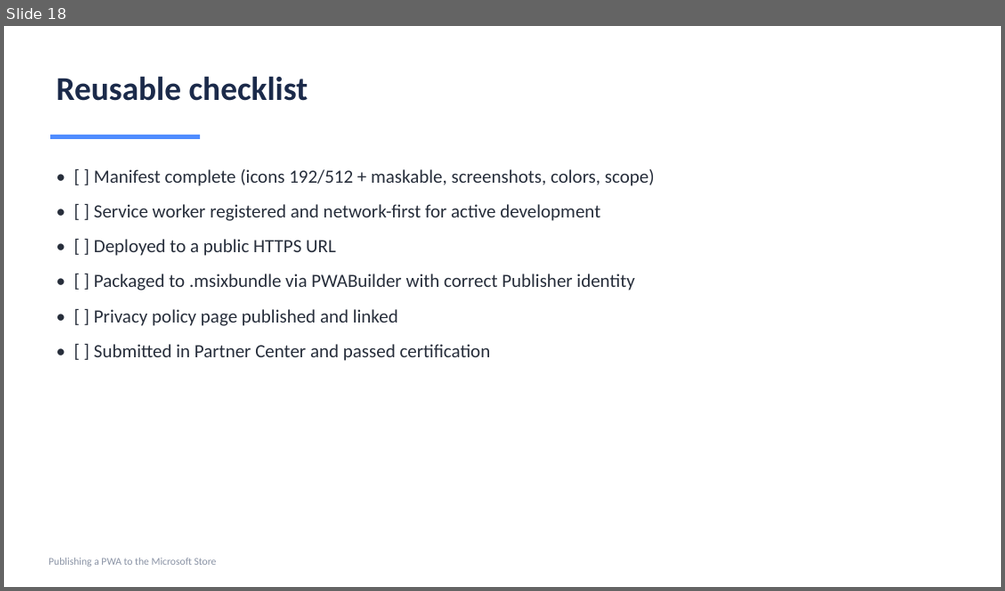
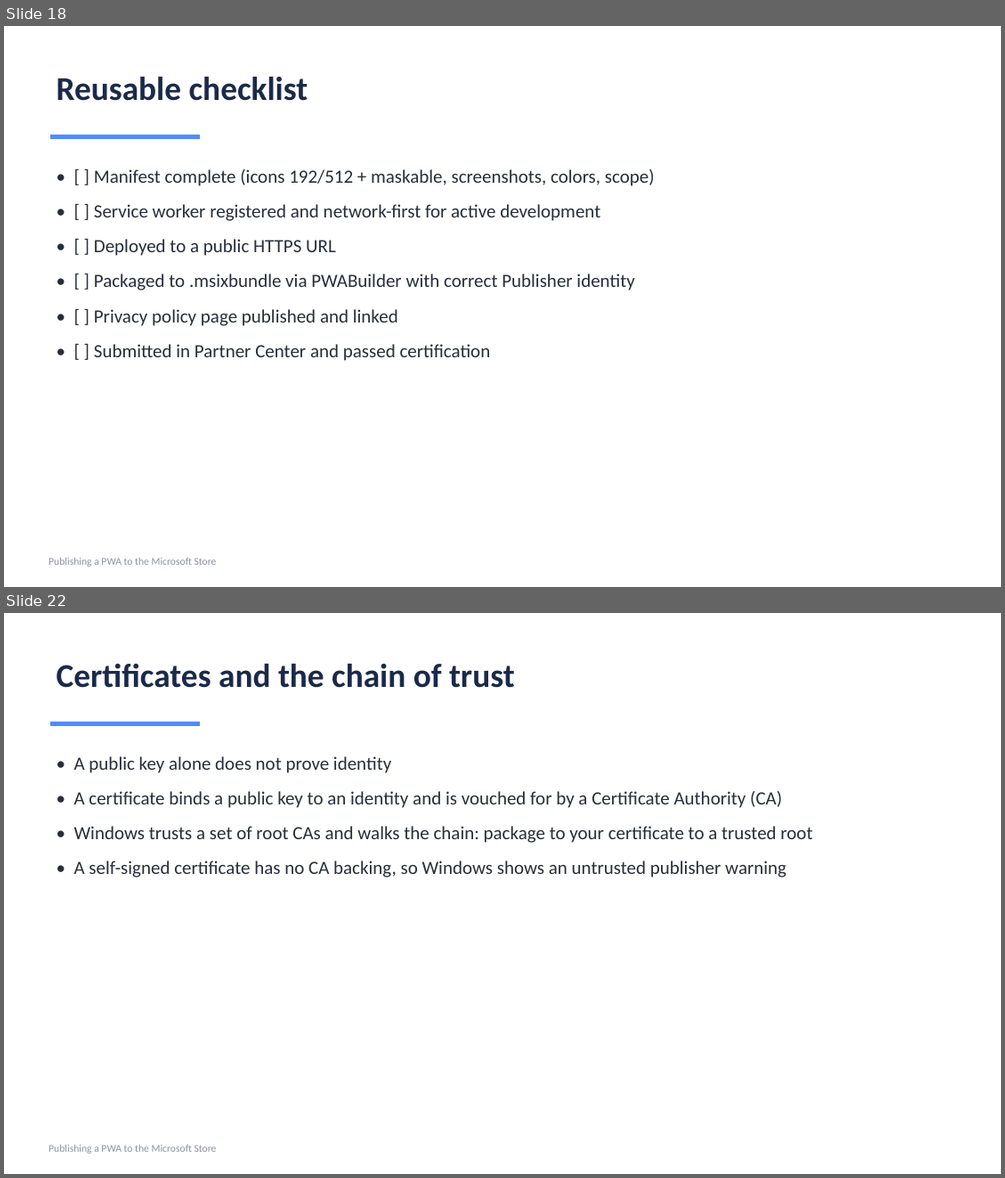
Before and after one commit to vijayatmicrosoft/number-tiles-pwa, a slide deck: Publishing-PWA-to-Microsoft-Store.pptx. Shown one above the other, each under a label of ours: slide 18 before the commit, slides 18 and 22 after it; the slides between them are not shown. The pictures are 1005x591 and 1005x1178 pixels, drawn with LibreOffice and Linux fonts; fonts in the diff are those of the drawing. Boxes give left, top, right and bottom in pixels: in the first picture for what was removed or moved away, otherwise in the second. Text is boxed around its words. In the diff, an @@ line names an element or a change of style, - is before the commit and + after.

Commit message:
Add Code Signing and Certificates section (divider + 5 slides)

```diff
--- a/Publishing-PWA-to-Microsoft-Store.pptx
+++ b/Publishing-PWA-to-Microsoft-Store.pptx
@@ slide 22 added at bbox=[4, 613, 1001, 1174], background #FFFFFF @@
@@ text added at bbox=[57, 663, 515, 688], 32 pt, text #1B2A4A, bold @@
+Certificates and the chain of trust
@@ rectangle added at bbox=[50, 722, 200, 726], fill #4F8CFF @@
@@ text added at bbox=[74, 756, 812, 877], 18 pt, text #272E3B @@
+• A public key alone does not prove identity
+• A certificate binds a public key to an identity and is vouched for by a Certificate Authority (CA)
+• Windows trusts a set of root CAs and walks the chain: package to your certificate to a trusted root
+• A self-signed certificate has no CA backing, so Windows shows an untrusted publisher warning
@@ text added at bbox=[48, 1144, 217, 1153], 10 pt, text #8A93A5 @@
+Publishing a PWA to the Microsoft Store
```
Also in this commit, not shown: 5 other slides added, 1 other file.
